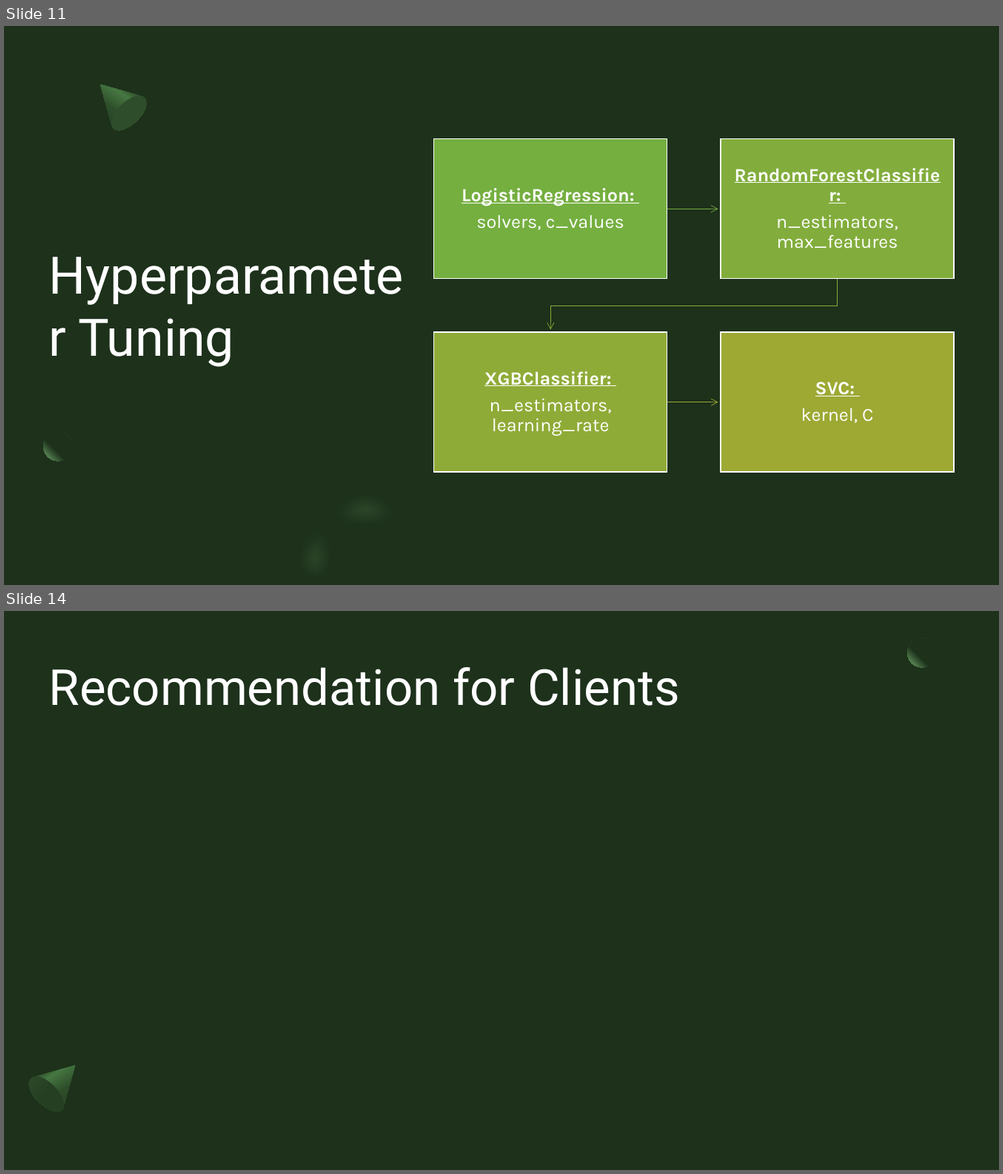
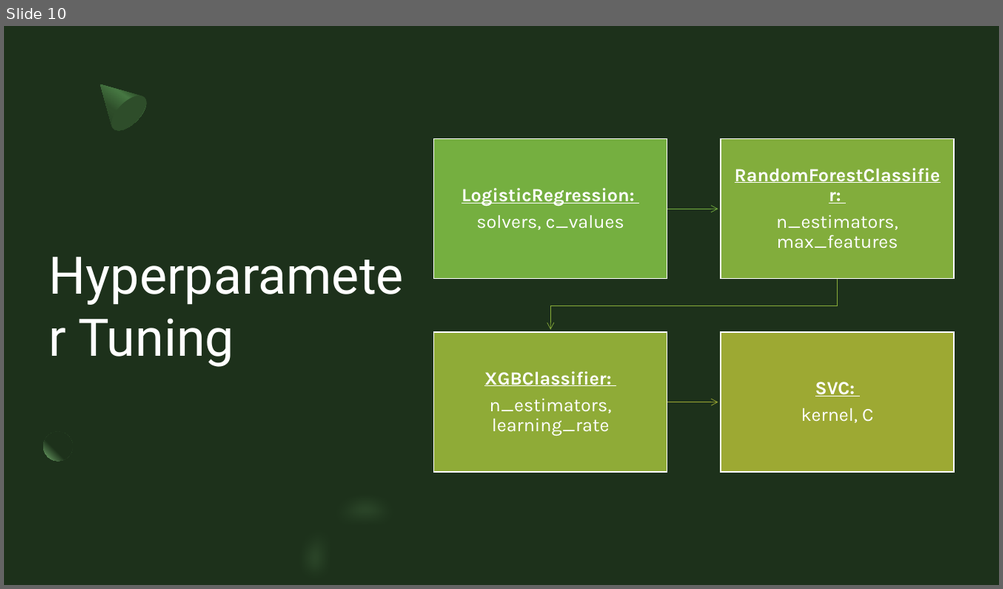
Before and after one commit to CroissantAhhh/NintendoTweets, a slide deck: Documents/Capstone3/NintendoTweetsSlideDeck.pptx. Shown one above the other, each under a label of ours: slides 11 and 14 before the commit, slide 10 after it; the slides between them are not shown. The pictures are 1003x1174 and 1003x589 pixels, drawn with LibreOffice and Linux fonts; fonts in the diff are those of the drawing. Boxes give left, top, right and bottom in pixels: in the first picture for what was removed or moved away, otherwise in the second. Text is boxed around its words. In the diff, an @@ line names an element or a change of style, - is before the commit and + after.

```diff
--- a/Documents/Capstone3/NintendoTweetsSlideDeck.pptx
+++ b/Documents/Capstone3/NintendoTweetsSlideDeck.pptx
@@ slide 14 removed at box(4, 611, 999, 1170), background #1D311B @@
@@ ellipse removed at box(908, 638, 936, 667) @@
@@ title removed at box(49, 667, 680, 706) @@
-Recommendation for Clients
@@ freeform shape removed at box(22, 1051, 91, 1118) @@
@@ ellipse removed at box(23, 1071, 70, 1119) @@
@@ what was slide 11 is now slide 10 @@
```
Also in this commit, not shown: 1 slide changed, 5 slides added, 2 other slides removed, 1 other file.
